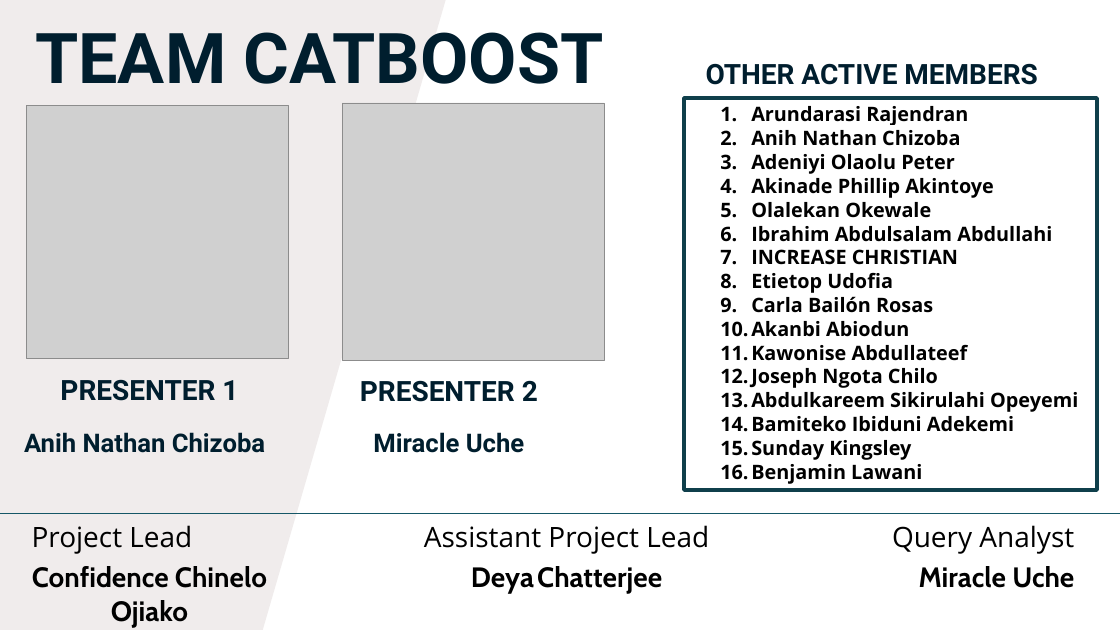
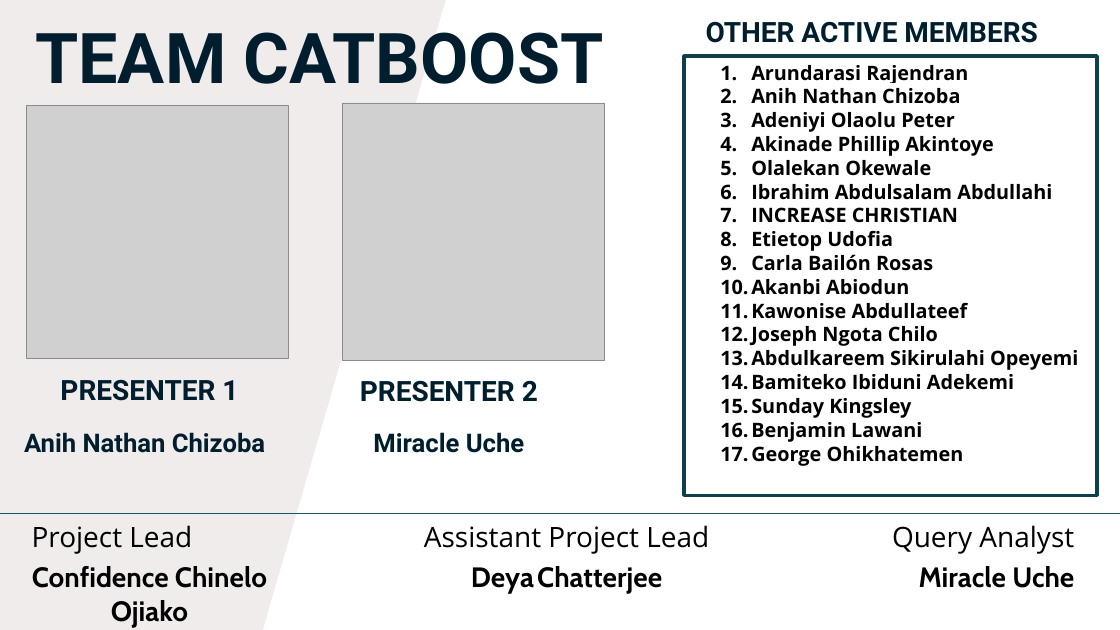
Before and after one commit to MiracleUche123/CatBoost-Team-Project, a slide deck: slide 2 of Presentation Slide Team Catboost.pptx. Drawn at 1120x630 pixels with LibreOffice and Linux fonts; fonts in the diff are those of the drawing; grey boxes stand for pictures. Boxes give left, top, right and bottom in pixels: in the first picture for what was removed or moved away, otherwise in the second. Text is boxed around its words. In the diff, an @@ line names an element or a change of style, - is before the commit and + after.

```diff
--- a/Presentation Slide Team Catboost.pptx
+++ b/Presentation Slide Team Catboost.pptx
@@ text "OTHER ACTIVE MEMBERS": place and size @@
-text "OTHER ACTIVE MEMBERS" at [706, 63, 1037, 85]
+text "OTHER ACTIVE MEMBERS" at [706, 21, 1037, 43]
@@ rectangle "Arundarasi Rajendran": place and size @@
-rectangle "Arundarasi Rajendran" at [684, 98, 1096, 491]
+rectangle "Arundarasi Rajendran" at [684, 56, 1096, 496]
@@ text in rectangle at [751, 446, 964, 466]: paragraph added @@
+17. George Ohikhatemen
```
Also in this commit, not shown: 7 other slides changed, 10 slides added, 5 slides removed.
